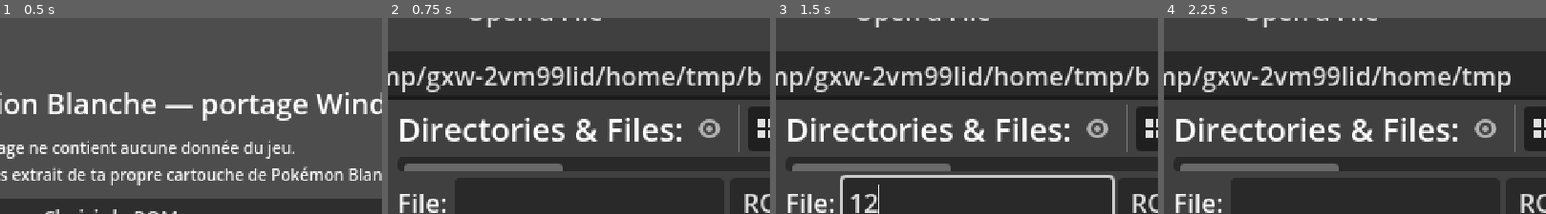
Above: before the commit, frames 1-4 (left to right).
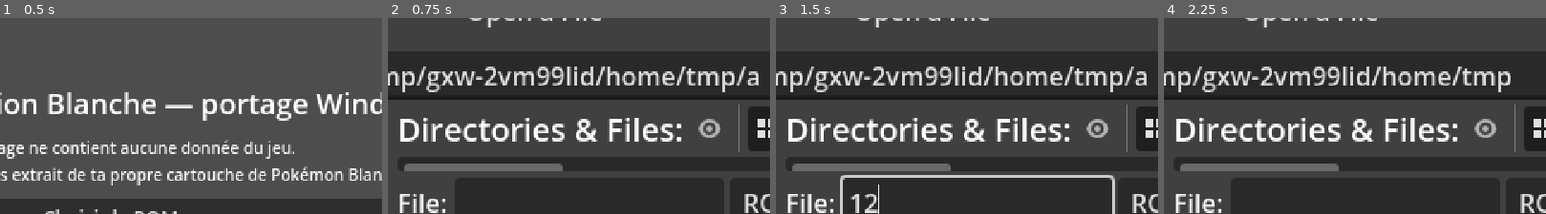
Above: after the commit, the same moments.

Repository: Brasegon/Pokemon-NB-x86
Game: Godot game, scene res://scenes/boot/boot.tscn
Same seed, same stepped clock (60 frames per second), same inputs: the game is played once before the commit and once after it.
Inputs (mouse positions are % of the whole screen's width and height, from its top left):
- Up to frame 1 (0.5 s): no input
- Up to frame 2 (0.75 s): click "Choisir la ROM…" at 0.5 s
- Up to frame 3 (1.5 s): click (61, 56) at 1.27 s; type "12" at 1.35 s
- Up to frame 4 (2.25 s): click (16, 24) at 2 s
The pictures show only the part of the screen within x 34-84%, y 9-59%; the shares and areas given below are measured in that part.

Frame 1 is identical in both runs. In frame 2, 0.2% of the frame differs, in the area x 93-98%, y 24-35%; in frame 3, 0.2%; in frame 4, nothing differs.

Commit message:
Scripts : la commande 0x6D place aussi le héros (combat contre Bianca)
Avant le premier combat de la chambre, pendant le noir, le script 9 pose
le héros en (4, 6) tourné vers Bianca avec la commande 0x6D. Le moteur ne
cherchait que les PNJ : le héros restait devant le cadeau. Le jeu cherche
le personnage avec 0x0216DE24, qui trouve aussi le héros (numéro 0xFF,
comme l'appelle 0x0216DE70). Signal battle_started (commande 0x85), pour
la phase 4 et pour vérifier la scène dans test_world.

Co-Authored-By: Claude Opus 5.5 <noreply@anthropic.com>

Diff:
--- a/engine/field/field_scripts.gd
+++ b/engine/field/field_scripts.gd
@@ -7,6 +7,8 @@
 
 signal script_started(id: int)
 signal script_finished(id: int)
+## Un combat commence (commande 0x85) ; la phase 4 s'y branchera.
+signal battle_started(trainer: int, partner: int)
 
 ## Script lancé au début d'une nouvelle partie : il met une centaine de drapeaux qui cachent les PNJ
 ## des moments suivants de l'histoire (premier script de la plage commune 9600-9699, fichier 866).
@@ -379,6 +381,7 @@
 ## court passage au noir, et le joueur gagne.
 func start_battle(trainer: int, partner: int, _flags: int) -> void:
 	print("Combat contre le dresseur n° %d%s (phase 4)" % [trainer, " et %d" % partner if partner else ""])
+	battle_started.emit(trainer, partner)
 	_battle_time = 0.0
 	fade_screen(3, 0, 16, -1)
 
@@ -459,13 +462,21 @@
 	field.remove_npc(id)
 
 
-## Place un PNJ présent sur une case (0x0216E014), sans changer son entrée des événements.
-func set_npc_position(id: int, x: int, _y: int, z: int, direction: int) -> void:
-	var npc := field.npc_by_id(id)
-	if npc:
-		npc.tile = Vector2i(x, z)
-		npc.position = field.tile_position(npc.tile, npc.position.y)
-		npc.face(clampi(direction, 0, 3) as CharacterSprite.Direction)
+## Commande 0x6D : pose un personnage au centre d'une case, tourné dans une direction. Le jeu le
+## cherche avec 0x0216DE24, comme le héros (numéro 0xFF), puis le pose avec 0x0216E014 ; le moteur
+## le met sur le sol de la case (le jeu prend la hauteur y, en cases). Les entrées des événements
+## ne changent pas.
+func set_character_position(id: int, x: int, _y: int, z: int, direction: int) -> void:
+	var tile := Vector2i(x, z)
+	var facing := clampi(direction, 0, 3) as CharacterSprite.Direction
+	var who := _character(id)
+	if who is FieldPlayer:
+		(who as FieldPlayer).place(tile, facing)
+	elif who is FieldNpc:
+		var npc := who as FieldNpc
+		npc.tile = tile
+		npc.position = field.tile_position(tile, npc.position.y)
+		npc.face(facing)
 
 
 ## Au plus quelques secondes d'attente pour un son : sans pilote audio (tests), il ne finit pas.
--- a/engine/script/script_vm.gd
+++ b/engine/script/script_vm.gd
@@ -306,7 +306,7 @@
 			var x := _value()
 			var y := _value()
 			var z := _value()
-			host.set_npc_position(id, x, y, z, _value())
+			host.set_character_position(id, x, y, z, _value())
 		0x74:
 			host.face_player()
 		0x98:
--- a/tests/test_world.gd
+++ b/tests/test_world.gd
@@ -321,10 +321,20 @@
 	_check(map.npc_by_id(1) != null and not scripts.work.get_flag(501), "Bianca est arrivée (drapeau 501 enlevé, commande 0x6B)")
 
 	# Le cadeau (PNJ n° 2, script 9) : choix du starter, deux combats, la chambre en désordre.
+	# Avant le premier combat, pendant le noir, la commande 0x6D pose le héros en (4, 6) tourné
+	# vers la droite et Bianca en (6, 7) ; elle monte d'une case et piétine vers la gauche.
+	var duel := {}
+	scripts.battle_started.connect(func(_trainer: int, _partner: int) -> void:
+		if duel.is_empty():
+			duel.merge({"hero": hero.tile, "facing": hero.facing, "bianca": map.npc_by_id(1).tile,
+				"bianca_facing": map.npc_by_id(1).facing}))
 	scripts.vm.skipped.clear()
 	_check(scripts.run(9, map.npc_by_id(2)), "le cadeau lance le script 9")
 	frames = _play(scripts, box)
 	print("   Cadeau : %d images, commandes sautées : %s" % [frames, scripts.vm.skipped])
+	_check(duel.get("hero") == Vector2i(4, 6) and duel.get("facing") == CharacterSprite.Direction.RIGHT
+		and duel.get("bianca") == Vector2i(6, 6) and duel.get("bianca_facing") == CharacterSprite.Direction.LEFT,
+		"premier combat : le héros en (4, 6) face à Bianca en (6, 6) (commande 0x6D sur le héros)")
 	_check(not scripts.is_running() and scripts.work.get_var(0x4081) == 2, "le script du cadeau se termine : variable 0x4081 = 2")
 	_check(StarterChoice.read_species(_rom.rom) == [495, 498, 501], "starters de l'overlay 223 : Vipélierre, Gruikui, Moustillon")
 	_check(scripts.state.party.size() == 1 and scripts.state.party[0].species == 498 and scripts.state.party[0].level == 5,
Not shown, changed: docs/FORMATS.md
